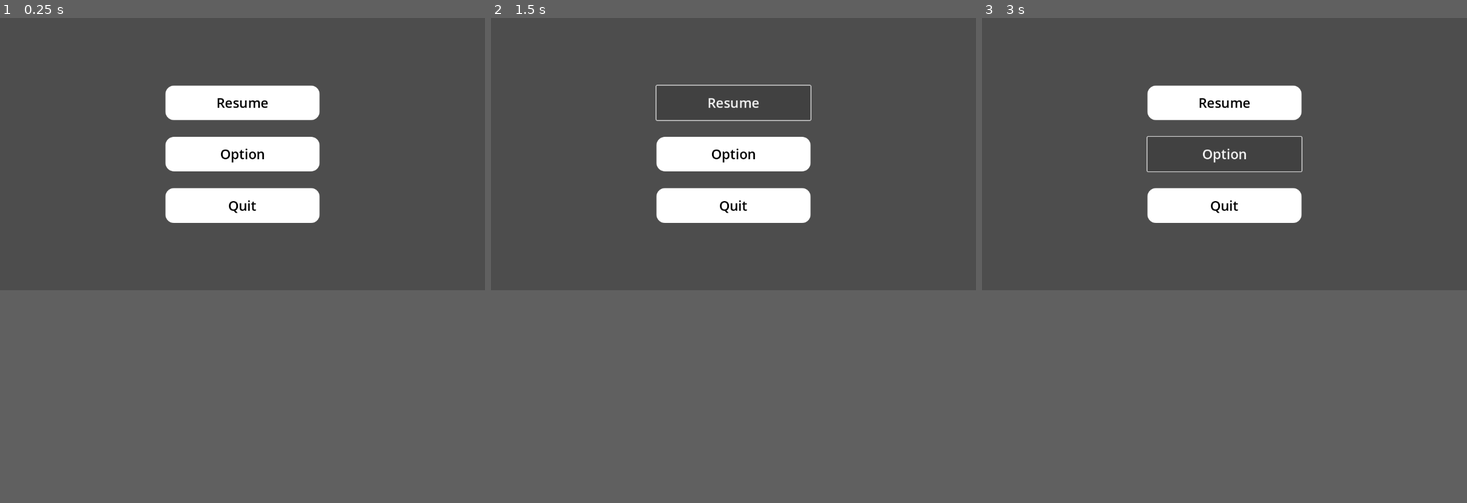
Above: before the commit, frames 1-3 (left to right).
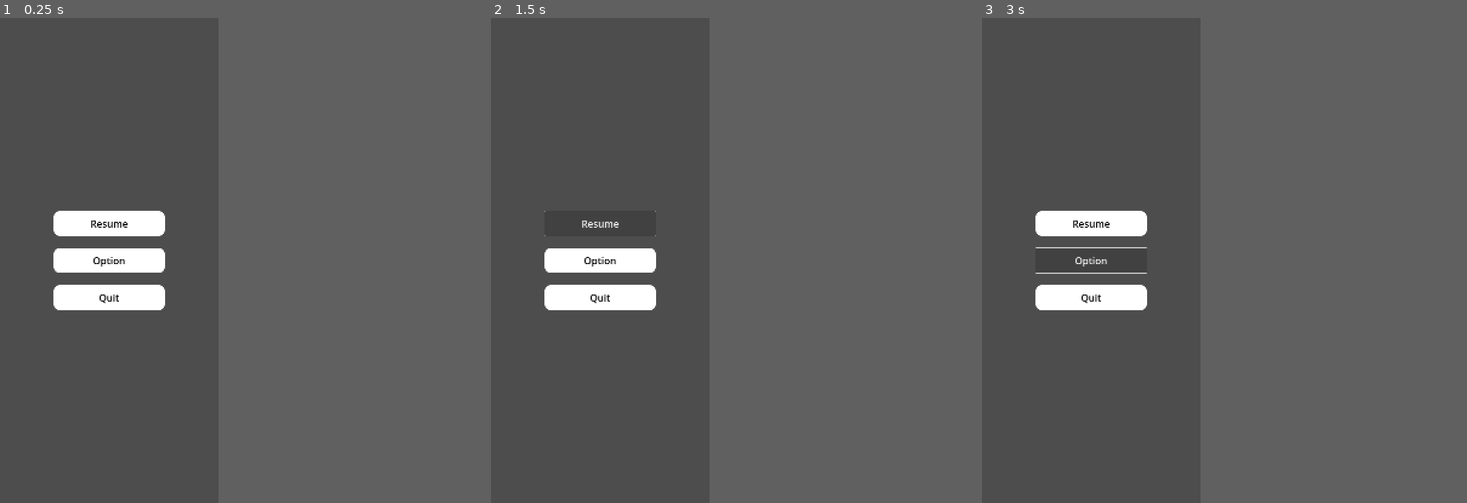
Above: after the commit, the same moments.

Repository: tagwarsss/Archipelago_git_pub
Game: Godot game, scene res://main_menu.tscn
Two runs of this game, one before a commit and one after it. Both use one fixed random seed, a clock stepped at 60 frames per second and the inputs below. The project has no main scene, so this scene is started directly.
Inputs:
- Up to frame 1 (0.25 s): no input
- Up to frame 2 (1.5 s): click "Resume" at 0.5 s; click "Resume" at 1.25 s
- Up to frame 3 (3 s): click "Resume" at 2 s; click "Option" at 2.75 s
In our replay, the window is 799x449 before the commit and 360x800 after it. These sizes can differ from the game's own. Grey fills any space a smaller window leaves; there, only what the larger window draws over its background counts as a difference.

The runs differ from the first frame. In frame 1, 10% of the frame differs, in the area x 11-66%, y 13-61%; in frame 2, 7.2%; in frame 3, 7.4%.

Commit message:
update test

Diff:
--- a/project.godot
+++ b/project.godot
@@ -13,3 +13,10 @@
 config/name="Archipelago_proj"
 config/features=PackedStringArray("4.4", "Forward Plus")
 config/icon="res://icon.svg"
+
+[display]
+
+window/size/viewport_width=720
+window/size/viewport_height=1600
+window/stretch/mode="canvas_items"
+window/handheld/orientation=1
